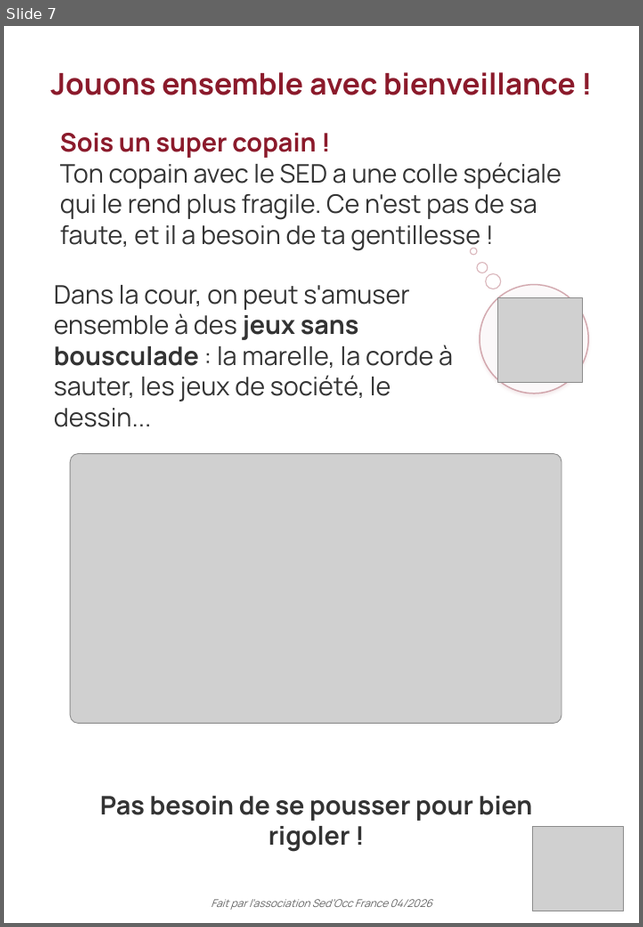
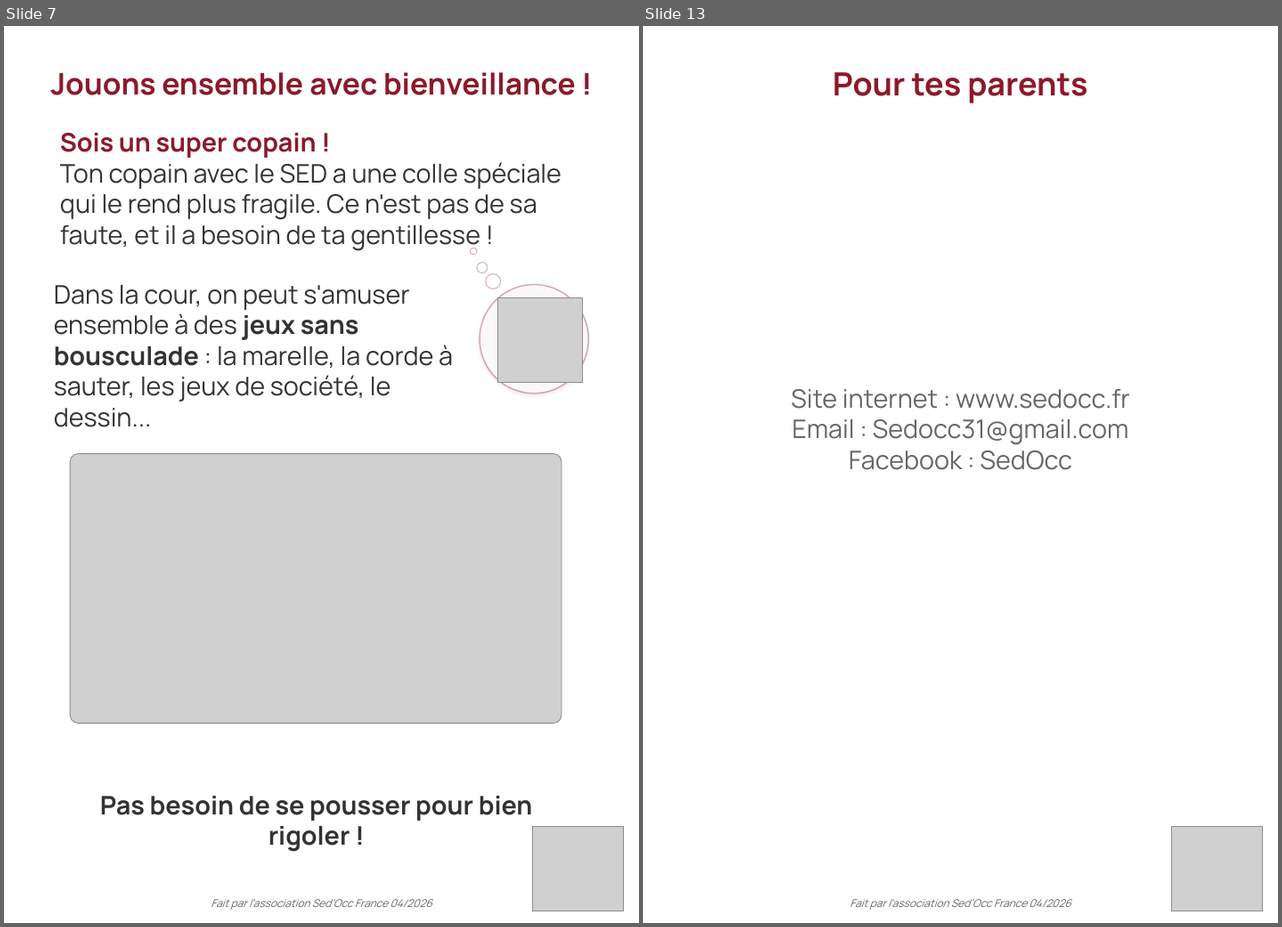
Before and after one commit to Therese-Borin-Pepe/sedocc-site, a slide deck: documents/Livret-SED-enfant-SedOcc.pptx. Shown side by side, each under a label of ours: slide 7 before the commit, slides 7 and 13 after it; the slides between them are not shown. The pictures are 643x927 and 1282x927 pixels, drawn with LibreOffice and Linux fonts; fonts in the diff are those of the drawing; grey boxes stand for pictures; background and template pictures are left out. Boxes give left, top, right and bottom in pixels: in the first picture for what was removed or moved away, otherwise in the second. Text is boxed around its words. In the diff, an @@ line names an element or a change of style, - is before the commit and + after.

```diff
--- a/documents/Livret-SED-enfant-SedOcc.pptx
+++ b/documents/Livret-SED-enfant-SedOcc.pptx
@@ slide 13 added at [643,26,1278,923], background picture (left out) @@
@@ text added at [833,72,1087,103], 30 pt, text #8B1A2B, bold @@
+Pour tes parents
@@ text added at [791,389,1130,470], 24 pt, text #666666 @@
+Site internet : www.sedocc.fr
+Email : Sedocc31@gmail.com
+Facebook : SedOcc
@@ picture added at [1172,826,1262,911] @@
@@ text added at [849,899,1070,910], 10 pt, text #666666, italic @@
+Fait par l’association Sed’Occ France 04/2026
```
Also in this commit, not shown: 1 slide changed, 4 other slides added, 1 other file.
